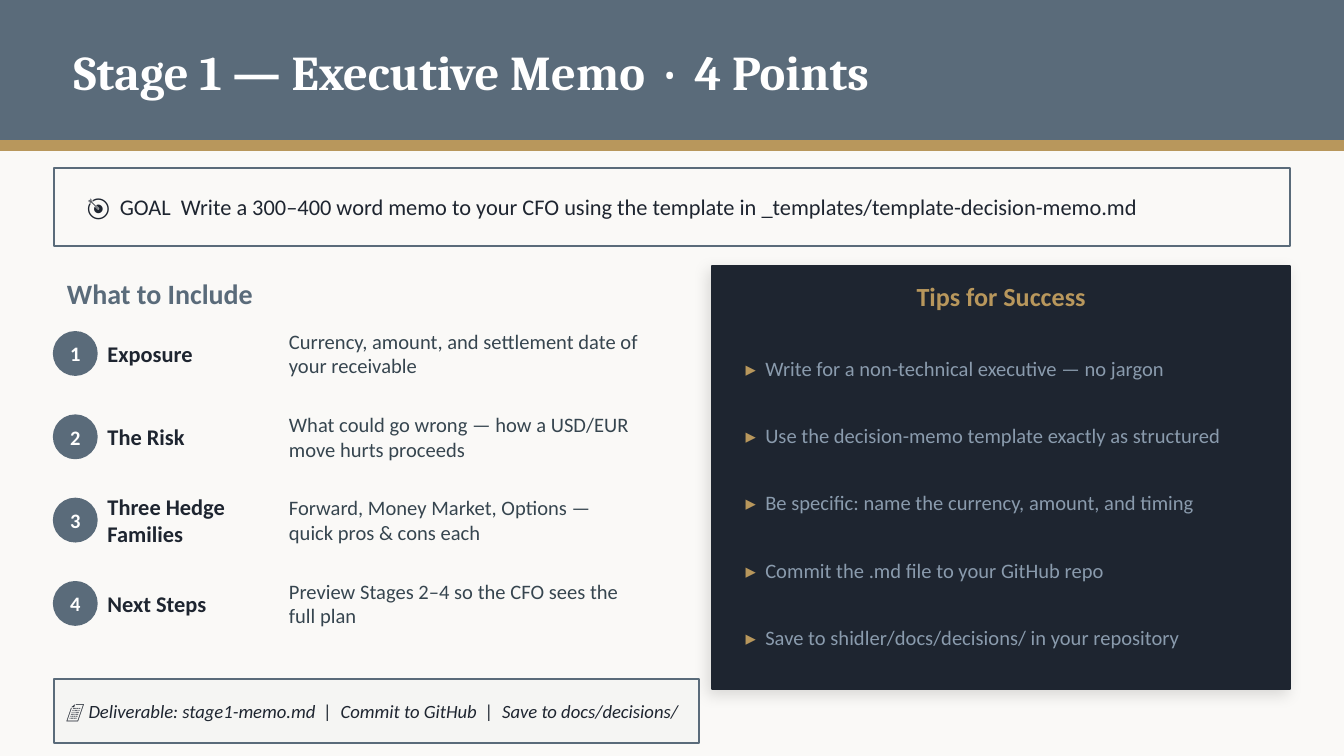
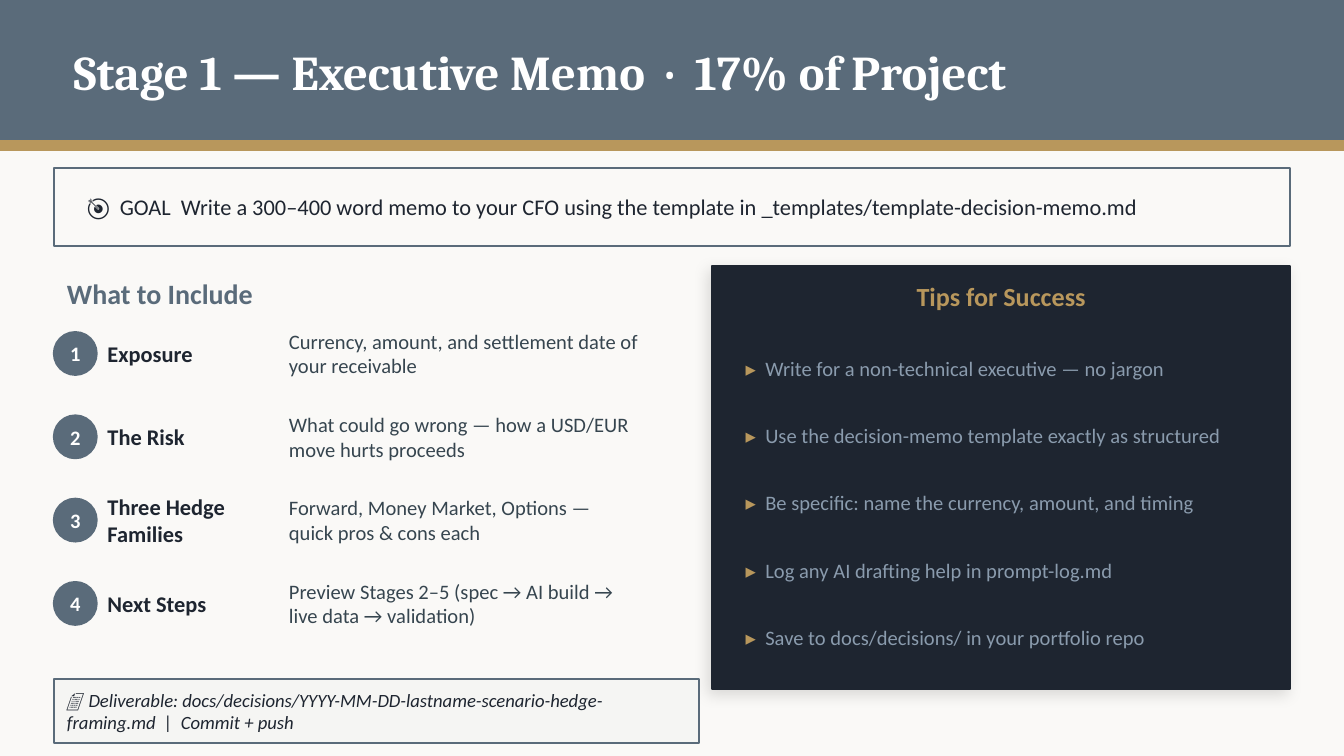
Before and after one commit to adamwstauffer/shidler, a slide deck: slide 5 of courses/International-Finance-And-Securities/projects/fx-hedging/FX-Hedging-Project.pptx (slide 4 before the commit). Drawn at 1344x756 pixels with LibreOffice and Linux fonts; fonts in the diff are those of the drawing. Boxes give left, top, right and bottom in pixels: in the first picture for what was removed or moved away, otherwise in the second. Text is boxed around its words. In the diff, an @@ line names an element or a change of style, - is before the commit and + after.

```diff
--- a/courses/International-Finance-And-Securities/projects/fx-hedging/FX-Hedging-Project.pptx
+++ b/courses/International-Finance-And-Securities/projects/fx-hedging/FX-Hedging-Project.pptx
@@ text at <box>74,55,1006,100</box>: text changed @@
-Stage 1 — Executive Memo · 4 Points
+Stage 1 — Executive Memo · 17% of Project
@@ text at <box>765,564,1112,582</box>: text changed @@
-▸ Commit the .md file to your GitHub repo
+▸ Log any AI drafting help in prompt-log.md
@@ text at <box>289,584,590,626</box>: text changed @@
-Preview Stages 2–4 so the CFO sees the full plan
+Preview Stages 2–5 (spec → AI build → live data → validation)
@@ text at <box>765,631,1145,648</box>: text changed @@
-▸ Save to shidler/docs/decisions/ in your repository
+▸ Save to docs/decisions/ in your portfolio repo
@@ text at <box>67,694,602,732</box>: text changed @@
-📄 Deliverable: stage1-memo.md | Commit to GitHub | Save to docs/decisions/
+📄 Deliverable: docs/decisions/YYYY-MM-DD-lastname-scenario-hedge-framing.md | Commit + push
```
Also in this commit, not shown: 14 other slides changed, 3 slides added, 1 slide removed.
